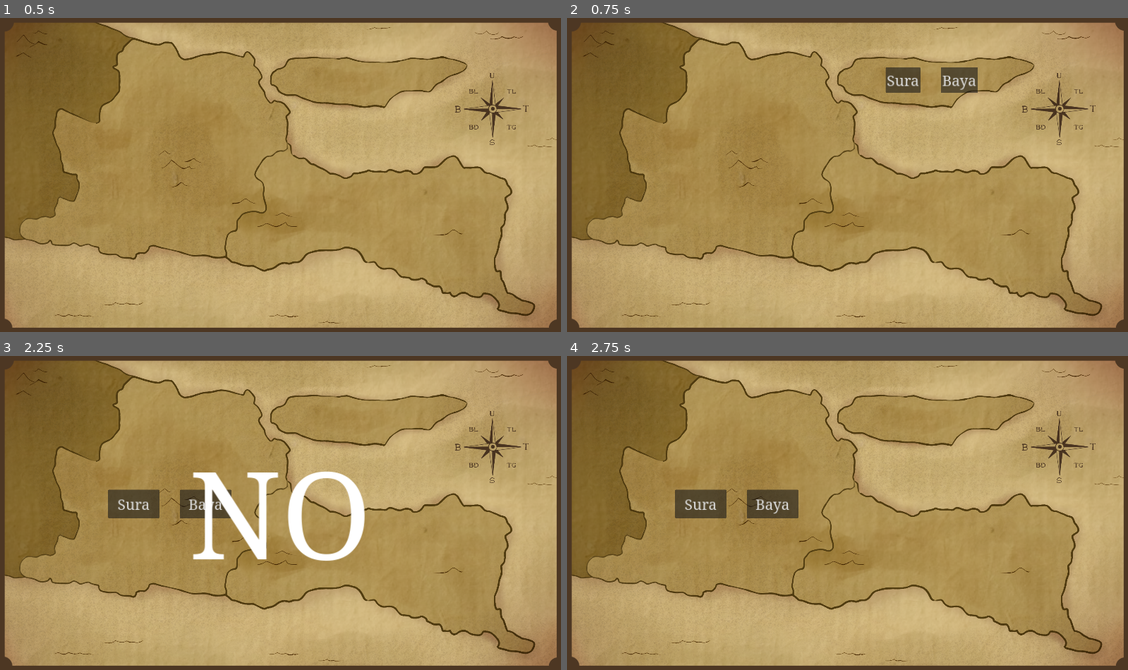
Above: before the commit, frames 1-4 (two rows, left to right).
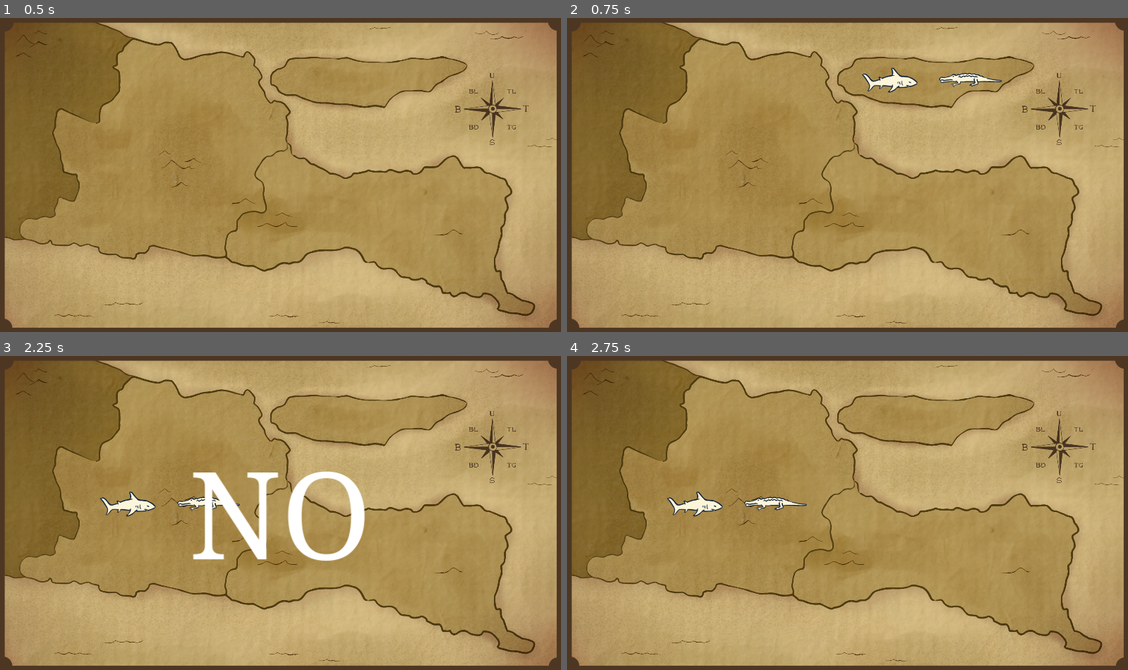
Above: after the commit, the same moments.

Repository: istamarahsan/youma-gemastik-2023
Game: Godot game, scene res://levels/level-3/level_3.tscn
Two runs of this game, one before a commit and one after it. Both use one fixed random seed, a clock stepped at 60 frames per second and the inputs below. This scene is started directly instead of the project's main scene.
Inputs (mouse positions are in pixels of both pictures, inside the frame that each line leads up to; where the layout moved, square brackets give the same spot in the first picture):
- Up to frame 1 (0.5 s): no input
- Up to frame 2 (0.75 s): tap Enter at 0.5 s; move the mouse to (937, 80) at 0.52 s; click (937, 80) at 0.67 s
- Up to frame 3 (2.25 s): click (325, 418) [336, 418] at 1.25 s; tap Space at 2 s; move the mouse to (168, 528) at 2.02 s; click (168, 528) at 2.17 s
- Up to frame 4 (2.75 s): no input

Frame 1 is identical in both runs. In frame 2, 1.2% of the frame differs, in the area x 52-78%, y 15-24%; in frame 3, 1.5%; in frame 4, 1.7%, in the area x 17-43%, y 42-52%.

Commit message:
level 3 gfx & sfx

Diff:
--- /dev/null
+++ b/levels/level-3/map_action_select_menu.tres
@@ -0,0 +1,11 @@
+[gd_resource type="ShaderMaterial" load_steps=2 format=3 uid="uid://clvj4vxno411f"]
+
+[ext_resource type="Shader" path="res://shaders/special_map_btn.gdshader" id="1_q21om"]
+
+[resource]
+resource_local_to_scene = true
+shader = ExtResource("1_q21om")
+shader_parameter/color = Color(0.827451, 0.72549, 0, 1)
+shader_parameter/outline_width = 0.005
+shader_parameter/radius = 0.4
+shader_parameter/rotation_speed = 20.0
--- a/levels/level-3/map_action_select_menu.tscn
+++ b/levels/level-3/map_action_select_menu.tscn
@@ -1,7 +1,9 @@
-[gd_scene load_steps=3 format=3 uid="uid://glots66q8cwp"]
+[gd_scene load_steps=5 format=3 uid="uid://glots66q8cwp"]
 
 [ext_resource type="Script" path="res://levels/level-3/map_action_select_menu.gd" id="1_51jvs"]
 [ext_resource type="Theme" uid="uid://44i6ats70703" path="res://assets/youma_theme.tres" id="1_jv376"]
+[ext_resource type="Texture2D" uid="uid://bh4crkw3ynxgv" path="res://assets/Hiu.png" id="3_fx47b"]
+[ext_resource type="Texture2D" uid="uid://bee71nxgqps5y" path="res://assets/Buaya.png" id="4_gl33f"]
 
 [node name="MapActionSelectMenu" type="Control"]
 layout_mode = 3
@@ -32,12 +34,20 @@
 theme_override_constants/margin_right = 10
 theme_override_constants/margin_bottom = 10
 
+[node name="SuraTexture" type="TextureRect" parent="HBoxContainer/MarginContainer"]
+layout_mode = 2
+texture = ExtResource("3_fx47b")
+stretch_mode = 3
+flip_h = true
+
 [node name="Sura" type="Button" parent="HBoxContainer/MarginContainer"]
 layout_mode = 2
 size_flags_horizontal = 3
 theme = ExtResource("1_jv376")
 theme_override_font_sizes/font_size = 50
-text = "Sura"
+text = "
+"
+flat = true
 
 [node name="MarginContainer2" type="MarginContainer" parent="HBoxContainer"]
 layout_mode = 2
@@ -47,12 +57,17 @@
 theme_override_constants/margin_right = 10
 theme_override_constants/margin_bottom = 10
 
+[node name="BayaTexture" type="TextureRect" parent="HBoxContainer/MarginContainer2"]
+layout_mode = 2
+texture = ExtResource("4_gl33f")
+stretch_mode = 3
+
 [node name="Baya" type="Button" parent="HBoxContainer/MarginContainer2"]
 layout_mode = 2
 size_flags_horizontal = 3
 theme = ExtResource("1_jv376")
 theme_override_font_sizes/font_size = 50
-text = "Baya"
+flat = true
 
 [connection signal="button_up" from="HBoxContainer/MarginContainer/Sura" to="." method="_on_sura_button_up"]
 [connection signal="button_up" from="HBoxContainer/MarginContainer2/Baya" to="." method="_on_baya_button_up"]
--- a/levels/level-3/map_interaction_object.gd
+++ b/levels/level-3/map_interaction_object.gd
@@ -20,6 +20,7 @@
 var fading: bool = false
 var time_elapsed: float = 0.0
 
+signal pressed
 signal sura_chosen
 signal baya_chosen
 
@@ -34,7 +35,7 @@
 	area2D.input_event.connect(
 		func(_viewport, event, _shape):
 			if InputExtensions.input_is_left_click_or_touch(event):
-				_on_input()
+				pressed.emit()
 			)
 	action_menu.baya.connect(_on_action_baya)
 	action_menu.sura.connect(_on_action_sura)
@@ -50,7 +51,7 @@
 	var degree = lerpf(0, 1, time_elapsed / grayout_time)
 	material.set_shader_parameter("degree", degree)
 
-func _on_input():
+func show_options():
 	if not enabled or showing_menu:
 		return
 	showing_menu = true
--- a/levels/level-3/special_map.gd
+++ b/levels/level-3/special_map.gd
@@ -11,6 +11,9 @@
 
 @onready var no: Label = $NO
 @onready var no_timer: Timer = $NOTimer
+@onready var select_sfx: AudioStreamPlayer = $Select
+@onready var reset_sfx: AudioStreamPlayer = $Reset
+@onready var finalize_sfx: AudioStreamPlayer = $Finalize
 
 var answer_key: Dictionary = {}
 var choices: Dictionary = {}
@@ -23,6 +26,11 @@
 		if land == null:
 			continue
 		answer_key[land.name] = step.correct_choice
+		land.pressed.connect(func():
+			if land.enabled:
+				select_sfx.play()
+				land.show_options()
+			)
 		land.baya_chosen.connect(func():
 			_handle_action(land, Choice.Baya)
 			)
@@ -34,6 +42,7 @@
 	choices[land.name] = action
 	if _is_state_valid():
 		land.enabled = false
+		finalize_sfx.play()
 		if _is_map_complete():
 			completion_announcer.completed.emit()
 	else:
@@ -54,6 +63,7 @@
 	for step in steps:
 		var land = get_node_or_null(step.land) as SpecialMapInterationObject
 		land.enabled = true
+	reset_sfx.play()
 
 func _no():
 	no.visible = true
--- a/levels/level-3/special_map.tscn
+++ b/levels/level-3/special_map.tscn
@@ -12,6 +12,10 @@
 [ext_resource type="PackedScene" uid="uid://glots66q8cwp" path="res://levels/level-3/map_action_select_menu.tscn" id="8_d16d1"]
 [ext_resource type="Shader" path="res://levels/level-3/special_map_object.gdshader" id="9_movqu"]
 [ext_resource type="Theme" uid="uid://44i6ats70703" path="res://assets/youma_theme.tres" id="11_g27gg"]
+[ext_resource type="AudioStream" uid="uid://cbwyps10880wo" path="res://assets/placeholder/phoenix-compendium/ui_menu_focus.wav" id="13_lob31"]
+[ext_resource type="Script" path="res://audio/audio_manager_hook.gd" id="14_qv5qx"]
+[ext_resource type="AudioStream" uid="uid://hrmba6ptu2ao" path="res://assets/placeholder/phoenix-compendium/ui_menu_cancel.wav" id="14_u0l5d"]
+[ext_resource type="AudioStream" uid="uid://bkltp0vvulae5" path="res://assets/placeholder/phoenix-compendium/ui_menu_ok.wav" id="15_owjvw"]
 
 [sub_resource type="Resource" id="Resource_tchgn"]
 script = ExtResource("2_ll7w6")
@@ -164,4 +168,16 @@
 [node name="NOTimer" type="Timer" parent="."]
 one_shot = true
 
+[node name="Select" type="AudioStreamPlayer" parent="."]
+stream = ExtResource("13_lob31")
+script = ExtResource("14_qv5qx")
+
+[node name="Reset" type="AudioStreamPlayer" parent="."]
+stream = ExtResource("14_u0l5d")
+script = ExtResource("14_qv5qx")
+
+[node name="Finalize" type="AudioStreamPlayer" parent="."]
+stream = ExtResource("15_owjvw")
+script = ExtResource("14_qv5qx")
+
 [connection signal="timeout" from="NOTimer" to="." method="_on_no_timer_timeout"]
--- /dev/null
+++ b/shaders/special_map_btn.gdshader
@@ -0,0 +1,22 @@
+shader_type canvas_item;
+
+uniform vec4 color: source_color = vec4(1);
+uniform float outline_width: hint_range(0.0, 0.5, 0.001) = float(0.01);
+uniform float radius: hint_range(0.0, 0.5, 0.01) = float(0.8);
+uniform float rotation_speed: hint_range(0.0, 500.0, 1.0) = float(200);
+
+void fragment() {
+	vec2 center = vec2(0.5);
+	vec2 relative_position = UV - center;
+	float distance_from_center = distance(UV, center);
+	float distance_from_edge = abs(radius - distance_from_center);
+	float outline_step = smoothstep(0.0, outline_width, distance_from_edge);
+	float theta = degrees(atan(relative_position.y, relative_position.x));
+
+	COLOR = distance_from_edge < outline_width
+		? vec4(color.rgb, smoothstep(-180, 180, mod(theta + TIME * rotation_speed, 360.0) - 180.0))
+		: vec4(0);
+//	float distance_from_edge = 0.5 - distance(relative_position, vec2(0));
+//	float theta = degrees(atan(relative_position.y, relative_position.x));
+
+}
Not shown: 1 places in levels/level-3/special_map.tscn that only renumber resources
